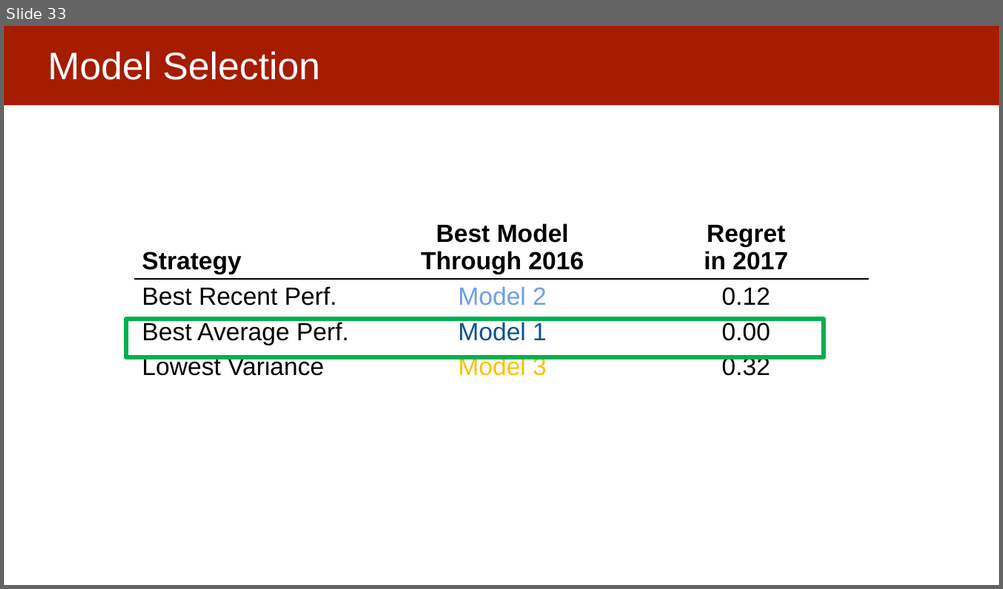
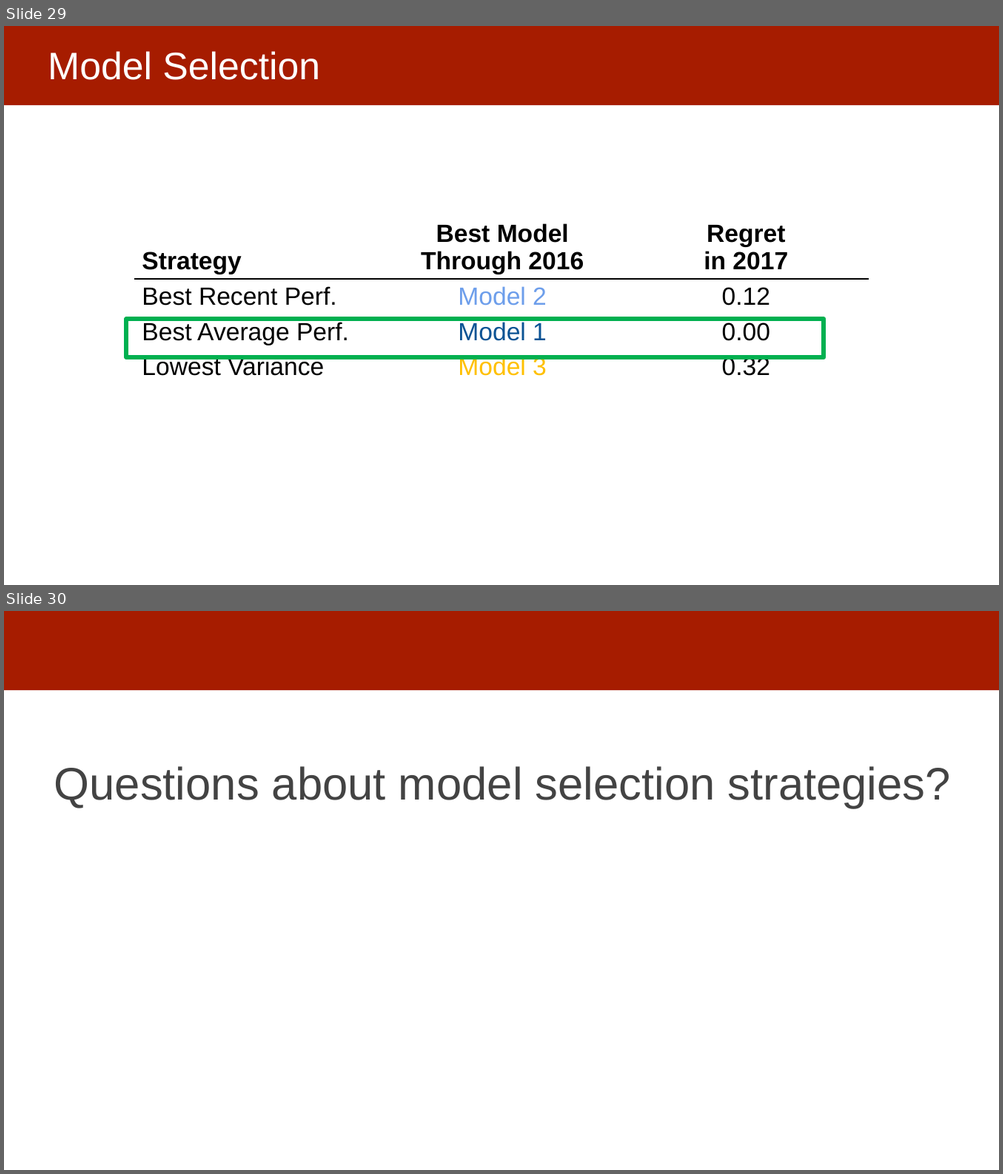
Before and after one commit to dssg/mlforpublicpolicylab, a slide deck: Lectures/15-ml-in-practice-and-model-selection-part-3.pptx. Shown one above the other, each under a label of ours: slide 33 before the commit, slides 29 and 30 after it. The pictures are 1003x589 and 1003x1174 pixels, drawn with LibreOffice and Linux fonts; fonts in the diff are those of the drawing. Boxes give left, top, right and bottom in pixels: in the first picture for what was removed or moved away, otherwise in the second. Text is boxed around its words. In the diff, an @@ line names an element or a change of style, - is before the commit and + after.

```diff
--- a/Lectures/15-ml-in-practice-and-model-selection-part-3.pptx
+++ b/Lectures/15-ml-in-practice-and-model-selection-part-3.pptx
@@ slide 30 added at (4, 611, 999, 1170), background #FFFFFF; not listed: 1 template element that a slide beside it also shows @@
@@ text added at (54, 766, 950, 809), 44 pt, text #434343 @@
+Questions about model selection strategies?
@@ what was slide 33 is now slide 29 @@
```
Also in this commit, not shown: 5 slides changed, 6 other slides added, 9 slides removed.
